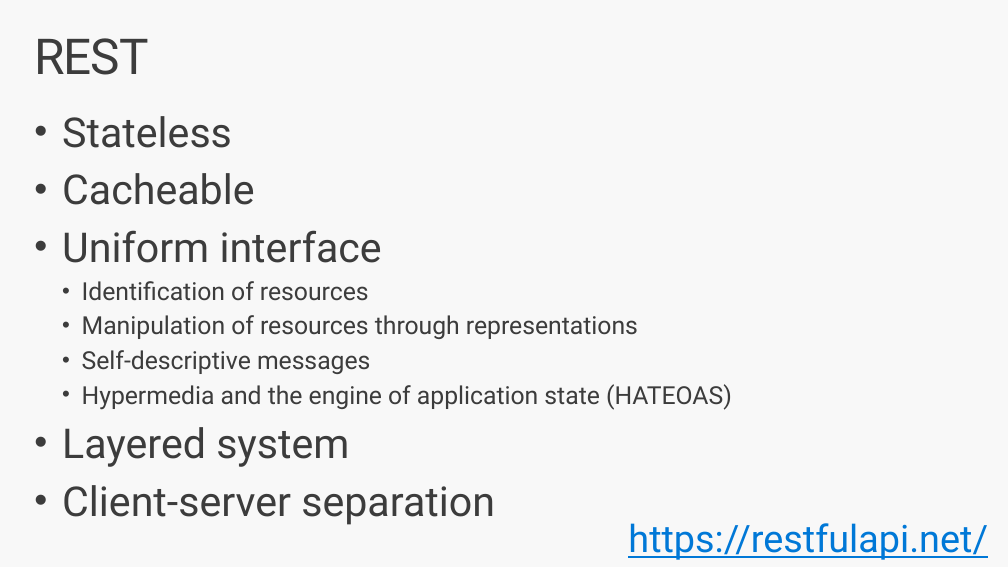
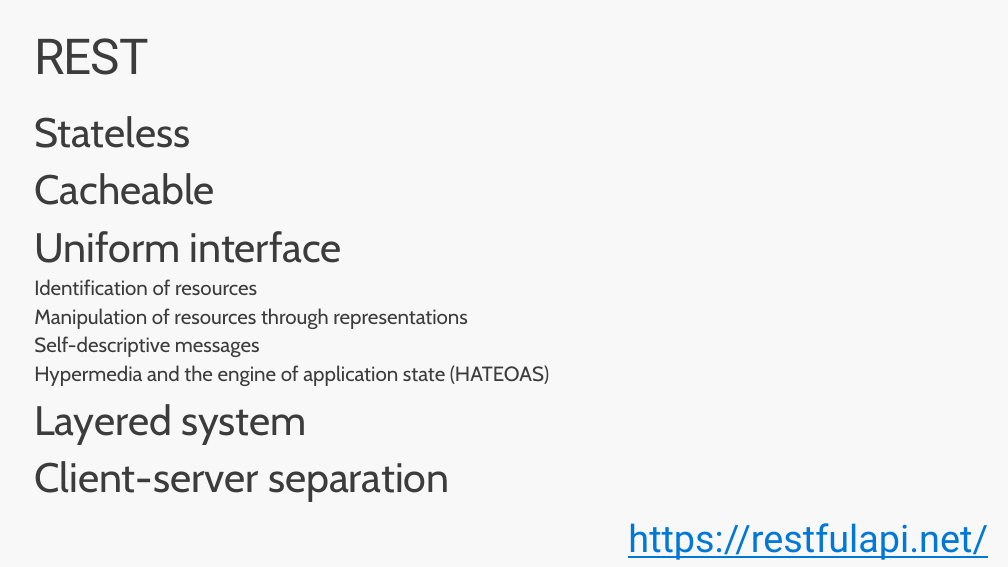
Before and after one commit to jlamch/.net-core, a slide deck: slide 12 of 3.api-flavours.pptx (slide 11 before the commit). Drawn at 1008x567 pixels with LibreOffice and Linux fonts; fonts in the diff are those of the drawing. Boxes give left, top, right and bottom in pixels: in the first picture for what was removed or moved away, otherwise in the second. Text is boxed around its words. In the diff, an @@ line names an element or a change of style, - is before the commit and + after.

```diff
--- a/3.api-flavours.pptx
+++ b/3.api-flavours.pptx
@@ text "Stateless" at bbox=[34, 116, 549, 502]: font Roboto to Cabin; size 23.5 to 19.6 pt in "Identification of resources", "Manipulation of resources through representations", "Self-descriptive messages", "Hypermedia and the engine of application state ..."; bullet • to none @@
```
Also in this commit, not shown: 27 other slides changed, 1 slide added, 2 other files.
